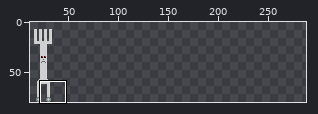
Two states of a sprite sheet, assets/fork.png. The picture above shows the old version from afar; the outline marks the close-up.
Close-up. Earlier state:
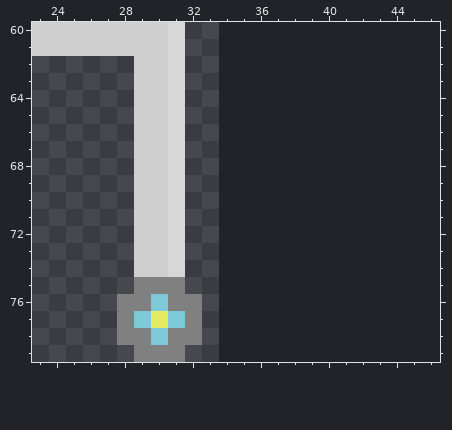
The file is 18x73 pixels. Shown: x 23..46, y 60..79. The old version is drawn lined up with the new one, on the new canvas. The wide view leaves out empty margins. The commit also changed other parts of the picture, which this record leaves out.
After the commit:
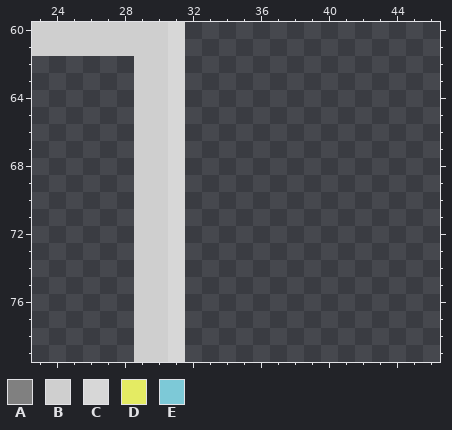
Palette (. is transparent): A #808080  B #cfcfcf  C #d7d7d7  D #e4eb63  E #7dc9d7
The edit:
canvas 18x73 -> 300x80, the old top-left corner now at 16,7
Changed rows in their new state; - is an unchanged pixel.
first column x 28:
75 -BBC-
76 .BBC.
77 .BBC.
78 .BBC.
79 -BBC-
Pixel boxes of the changes (left, top, right, bottom) in both close-ups:
changed: (117, 277, 202, 362)
